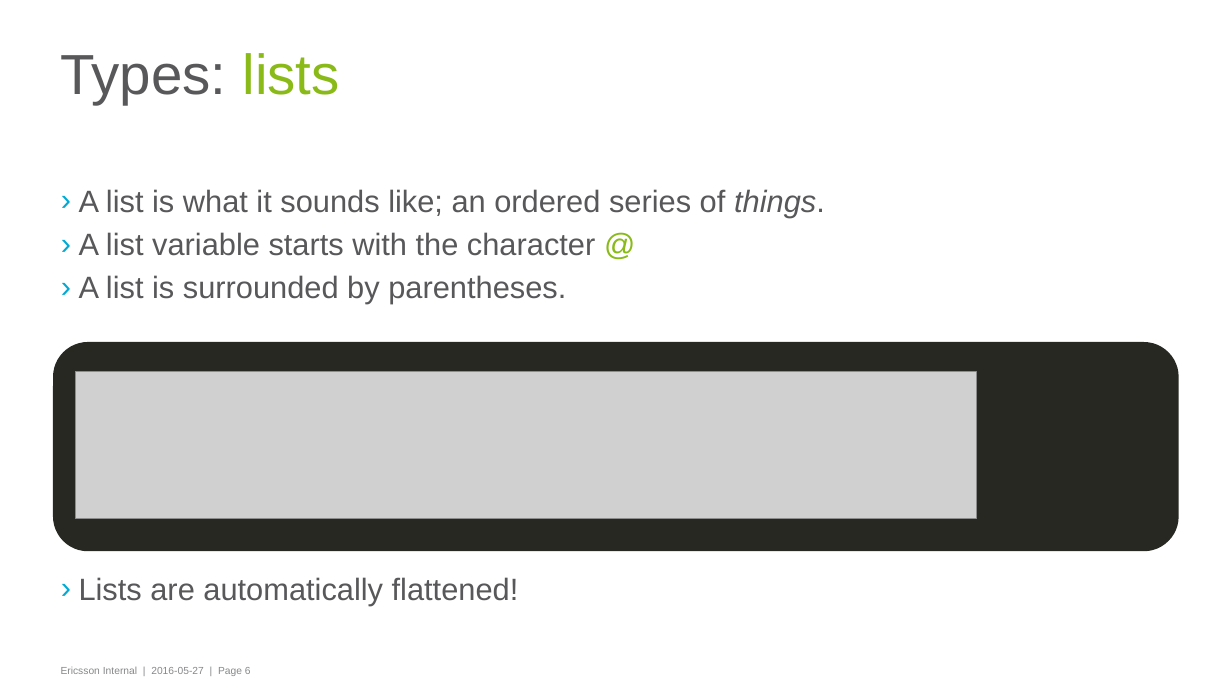
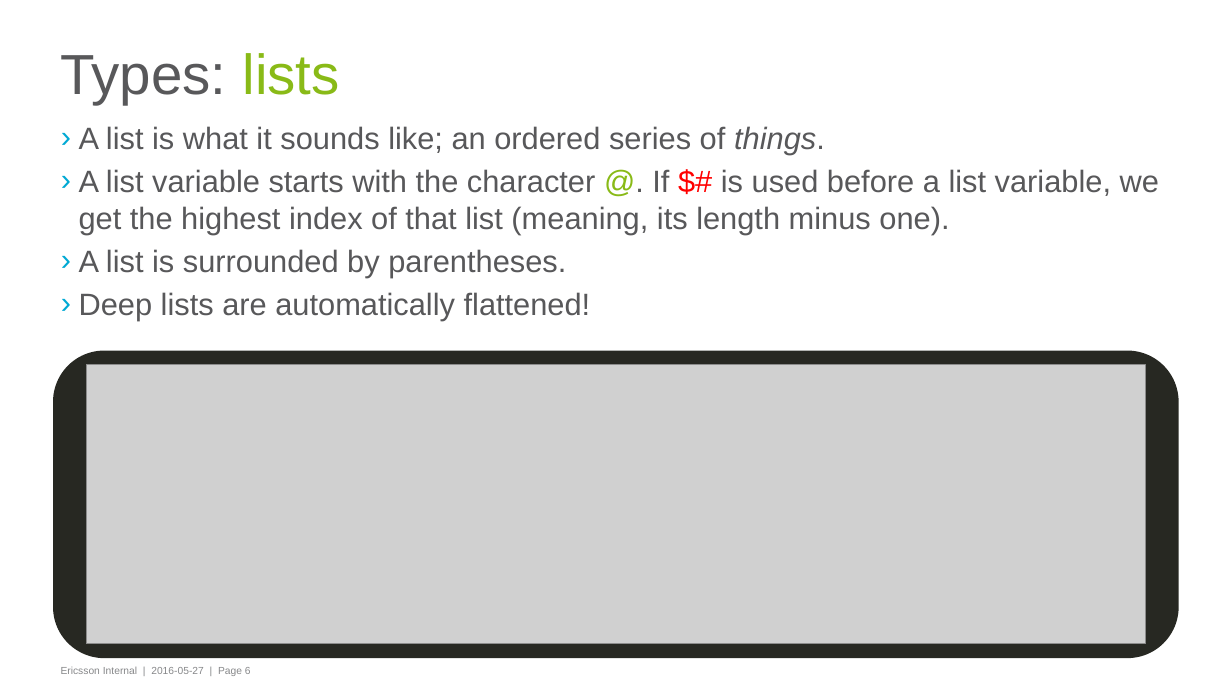
Before and after one commit to gwaerondor/basic_perl, a slide deck: slide 6 of superbasicperl.pptx. Drawn at 1232x693 pixels with LibreOffice and Linux fonts; fonts in the diff are those of the drawing; grey boxes stand for pictures; background and template pictures are left out. Boxes give left, top, right and bottom in pixels: in the first picture for what was removed or moved away, otherwise in the second. Text is boxed around its words. In the diff, an @@ line names an element or a change of style, - is before the commit and + after.

```diff
--- a/superbasicperl.pptx
+++ b/superbasicperl.pptx
@@ text "A list is what it ...": place and size @@
-text "A list is what it ..." at [79,189,825,606]
+text "A list is what it ..." at [79,126,1159,320]
@@ text at [79,169,1159,234]: text changed @@
-› A list variable starts with the character @
+› A list variable starts with the character @. If $# is used before a list variable, we get the highest index of that list (meaning, its length minus one).
@@ text at [79,292,591,320]: text changed @@
-› Lists are automatically flattened!
+› Deep lists are automatically flattened!
@@ rounded rectangle: place and size @@
-rounded rectangle at [53,342,1178,551]
+rounded rectangle at [53,350,1178,658]
@@ picture removed at [76,372,977,518] @@
@@ picture added at [86,365,1145,644] @@
```
Also in this commit, not shown: 2 other slides changed, 1 slide added, 6 other files.
